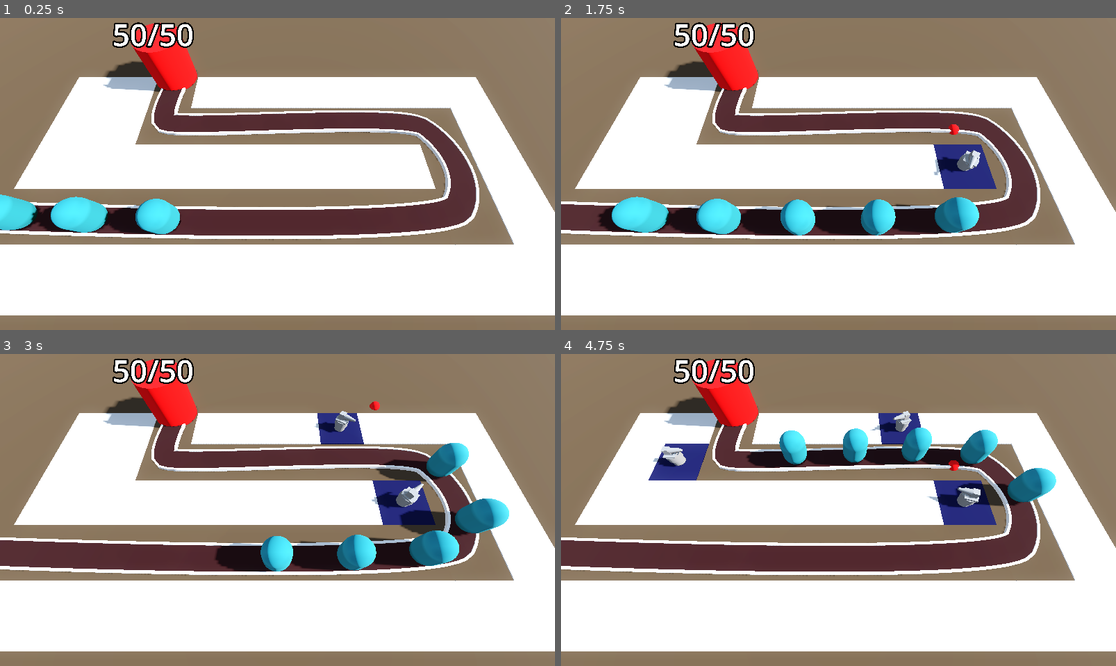
Above: before the commit, frames 1-4 (two rows, left to right).
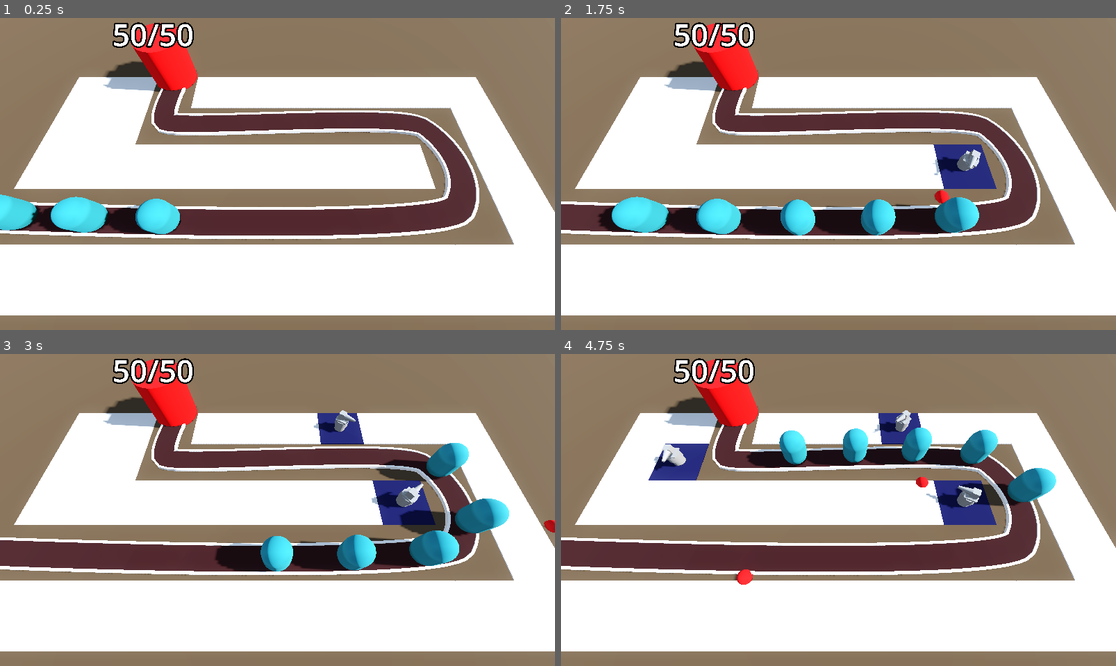
Above: after the commit, the same moments.

Repository: mje819/Barbarian-Blaster
Game: Godot game, scene res://base_level.tscn
Two runs of this game, one before a commit and one after it. Both use one fixed random seed, a clock stepped at 60 frames per second and the inputs below.
Inputs (mouse positions are in pixels of both pictures, inside the frame that each line leads up to):
- Up to frame 1 (0.25 s): no input
- Up to frame 2 (1.75 s): move the mouse to (960, 158) at 0.52 s; click (960, 158) at 0.6 s; move the mouse to (727, 189) at 1.27 s; click (727, 189) at 1.35 s
- Up to frame 3 (3 s): move the mouse to (333, 441) at 2.02 s; click (333, 441) at 2.1 s; move the mouse to (249, 572) at 2.77 s; click (249, 572) at 2.85 s
- Up to frame 4 (4.75 s): move the mouse to (1005, 556) at 3.52 s; click (1005, 556) at 3.6 s; move the mouse to (672, 463) at 4.27 s; click (672, 463) at 4.35 s

The runs differ from the first frame. In frame 2, 0.1% of the frame differs, in the area x 66-76%, y 34-60%; in frame 3, 0.1%; in frame 4, 0.5%, in the area x 16-76%, y 18-74%.

Commit message:
add aiming turrets and turret range

Diff:
--- a/Base/base.gd
+++ b/Base/base.gd
@@ -17,9 +17,10 @@
 			get_tree().reload_current_scene()
 
 func _ready() -> void:
+	#Engine.time_scale = 5
 	health = max_health
 	#label_3d.modulate = Color.WHITE
 
 func take_damage() -> void:
 	health -= 1
-	print("damage taken by base")
+	#print("damage taken by base")
--- a/Enemy/enemy.gd
+++ b/Enemy/enemy.gd
@@ -1,12 +1,21 @@
 extends PathFollow3D
+class_name Enemy
 
 ## The speed in m/s the enemy will move (reset back to 6.5)
 @export var speed := 10.0
+@export var max_health := 50
+
+var health : int :
+	set(new_health):
+		health = new_health
+		if health < 1:
+			queue_free()
 
 @onready var base : Base = get_tree().get_first_node_in_group("base")
+
 # Called when the node enters the scene tree for the first time.
 func _ready() -> void:
-	pass # Replace with function body.
+	health = max_health
 
 
 # Called every frame. 'delta' is the elapsed time since the previous frame.
--- a/Enemy/enemy.tscn
+++ b/Enemy/enemy.tscn
@@ -10,6 +10,10 @@
 radius = 1.0
 height = 3.0
 
+[sub_resource type="CapsuleShape3D" id="CapsuleShape3D_2pb1h"]
+radius = 1.0
+height = 3.0
+
 [node name="Enemy" type="PathFollow3D"]
 transform = Transform3D(-0.050018873, 4.6312505e-07, -0.9987307, 1.4210569e-14, 0.99999493, 4.6369973e-07, 0.99872804, 2.3194481e-08, -0.050019007, 0, 0, 0)
 loop = false
@@ -18,3 +22,9 @@
 [node name="MeshInstance3D" type="MeshInstance3D" parent="."]
 transform = Transform3D(0.9999999, -3.5527137e-15, 7.450581e-09, 1.7763568e-15, 0.9999999, -2.3314684e-15, -7.450581e-09, 5.406786e-14, 0.9999999, 0, 1.6, 0)
 mesh = SubResource("CapsuleMesh_7xaro")
+
+[node name="EnemyArea3D" type="Area3D" parent="." groups=["enemy_area"]]
+
+[node name="CollisionShape3D" type="CollisionShape3D" parent="EnemyArea3D"]
+transform = Transform3D(1, 0, 0, 0, 1, 0, 0, 0, 1, 0, 1.6, 0)
+shape = SubResource("CapsuleShape3D_2pb1h")
--- a/Turret/projectile.gd
+++ b/Turret/projectile.gd
@@ -11,3 +11,10 @@
 
 func _on_timer_timeout() -> void:
 	queue_free()
+
+
+func _on_area_entered(area: Area3D) -> void:
+	#print(area)
+	if area.is_in_group("enemy_area"):
+		area.get_parent().health -= 25
+		queue_free()
--- a/Turret/projectile.tscn
+++ b/Turret/projectile.tscn
@@ -25,4 +25,5 @@
 one_shot = true
 autostart = true
 
+[connection signal="area_entered" from="." to="." method="_on_area_entered"]
 [connection signal="timeout" from="Timer" to="." method="_on_timer_timeout"]
--- a/Turret/turret.gd
+++ b/Turret/turret.gd
@@ -1,14 +1,36 @@
 extends Node3D
+
+
+@export var turret_range := 10.0
+
 
 var projectile = preload("res://Turret/projectile.tscn")
 var enemy_path : Path3D
+var target : Node3D #change back to Enemy
 
 # turn to enemies
-func _physics_process(delta: float) -> void:
-	var enemy = enemy_path.get_children().back()
-	look_at(enemy.global_position, Vector3.UP, true)
+func _physics_process(_delta: float) -> void:
+	target = find_best_target()
+	if target != null and target is Enemy:
+		look_at(target.global_position, Vector3.UP, true)
+
 
 func _on_timer_timeout() -> void:
-	var projectile_instance = projectile.instantiate()
-	add_child(projectile_instance)
-	projectile_instance.global_position = self.global_position
+	if target != null and target is Enemy:
+		var projectile_instance = projectile.instantiate()
+		add_child(projectile_instance)
+		projectile_instance.global_position = self.global_position
+		projectile_instance.direction = global_transform.basis.z
+
+func find_best_target() -> PathFollow3D:
+	var farthest_progress = 0
+	var best_target = null
+
+	for child in enemy_path.get_children():
+		if child is Enemy:
+			if child.progress > farthest_progress and self.global_position.distance_to(child.global_position) <= turret_range:
+				#var distance = self.global_position.distance_to(child.global_position)
+				#if distance <= turret_range:
+				farthest_progress = child.progress
+				best_target = child
+	return best_target
--- a/Turret/turret.tscn
+++ b/Turret/turret.tscn
@@ -19,7 +19,7 @@
 size = Vector3(0.12, 1, 1)
 
 [sub_resource type="BoxMesh" id="BoxMesh_r754r"]
-size = Vector3(0.5, 0.5, 0.5)
+size = Vector3(0.55, 0.55, 0.55)
 
 [node name="Turret" type="Node3D"]
 script = ExtResource("1_5kpma")
@@ -33,7 +33,7 @@
 mesh = SubResource("CylinderMesh_5kpma")
 
 [node name="MeshInstance3D" type="MeshInstance3D" parent="TurretBase/TurretTop"]
-transform = Transform3D(1, 0, 0, 0, 0.038649425, -0.99925286, 0, 0.99925286, 0.038649425, 0, 0.6241544, 0.6339853)
+transform = Transform3D(1, 0, 0, 0, -4.371139e-08, -1, 0, 1, -4.371139e-08, 0, 0.6241544, 0.6339853)
 mesh = SubResource("CylinderMesh_djkev")
 skeleton = NodePath("../..")
 
--- a/base_level.tscn
+++ b/base_level.tscn
@@ -114,22 +114,22 @@
 material = SubResource("StandardMaterial3D_bo3yr")
 
 [node name="Enemy" parent="Path3D" instance=ExtResource("2_5vx1e")]
-transform = Transform3D(-0.050018523, 4.631245e-07, -0.9987239, 1.421047e-14, 0.99999374, 4.6369655e-07, 0.9987211, 2.3194453e-08, -0.050018664, -30.019, 0, 5.728)
+transform = Transform3D(-0.05001852, 4.631245e-07, -0.9987239, 1.4210469e-14, 0.99999374, 4.6369655e-07, 0.99872106, 2.3194453e-08, -0.050018664, -30.019, 0, 5.728)
 
 [node name="Enemy2" parent="Path3D" instance=ExtResource("2_5vx1e")]
-transform = Transform3D(-0.041937463, 3.9631138e-07, -0.99909395, -3.4809051e-09, 0.99999374, 3.9679858e-07, 0.99909115, 2.0119463e-08, -0.041937582, -25.024351, -2.113826e-06, 5.953372)
+transform = Transform3D(-0.041937444, 3.9631135e-07, -0.9990934, -3.4809033e-09, 0.9999937, 3.9679836e-07, 0.9990907, 2.0119462e-08, -0.04193756, -25.024351, -2.113826e-06, 5.953372)
 progress = 5.0
 
 [node name="Enemy3" parent="Path3D" instance=ExtResource("2_5vx1e")]
-transform = Transform3D(-0.036379177, 3.503544e-07, -0.99931353, -5.5600156e-09, 0.99999374, 3.507825e-07, 0.99931073, 1.8318211e-08, -0.03637928, -20.027962, -3.9834135e-06, 6.149238)
+transform = Transform3D(-0.036379177, 3.503544e-07, -0.99931353, -5.560015e-09, 0.99999374, 3.507825e-07, 0.9993107, 1.8318211e-08, -0.03637928, -20.027962, -3.9834135e-06, 6.149238)
 progress = 10.0
 
 [node name="Enemy4" parent="Path3D" instance=ExtResource("2_5vx1e")]
-transform = Transform3D(-0.030248439, 2.9966742e-07, -0.9995161, -7.556432e-09, 0.99999374, 3.0002732e-07, 0.9995133, 1.6628947e-08, -0.030248523, -15.030746, -5.6137756e-06, 6.3162103)
+transform = Transform3D(-0.030248422, 2.996674e-07, -0.9995156, -7.5564275e-09, 0.9999937, 3.0002715e-07, 0.9995128, 1.6628947e-08, -0.030248506, -15.030746, -5.6137756e-06, 6.3162103)
 progress = 15.0
 
 [node name="Enemy5" parent="Path3D" instance=ExtResource("2_5vx1e")]
-transform = Transform3D(-0.02276822, 2.378206e-07, -0.9997164, -9.569827e-09, 0.99999374, 2.3809591e-07, 0.9997136, 1.4988812e-08, -0.022768283, -10.03253, -6.9652983e-06, 6.4495015)
+transform = Transform3D(-0.022768212, 2.378206e-07, -0.9997163, -9.569824e-09, 0.99999374, 2.3809588e-07, 0.9997133, 1.4988812e-08, -0.022768281, -10.03253, -6.9652983e-06, 6.4495015)
 progress = 20.0
 
 [node name="Base" parent="." instance=ExtResource("3_eesb3")]
--- a/project.godot
+++ b/project.godot
@@ -18,6 +18,7 @@
 [global_group]
 
 base=""
+enemy_area=""
 
 [input]
 
Not shown: 1 places in Enemy/enemy.tscn that only renumber resources
